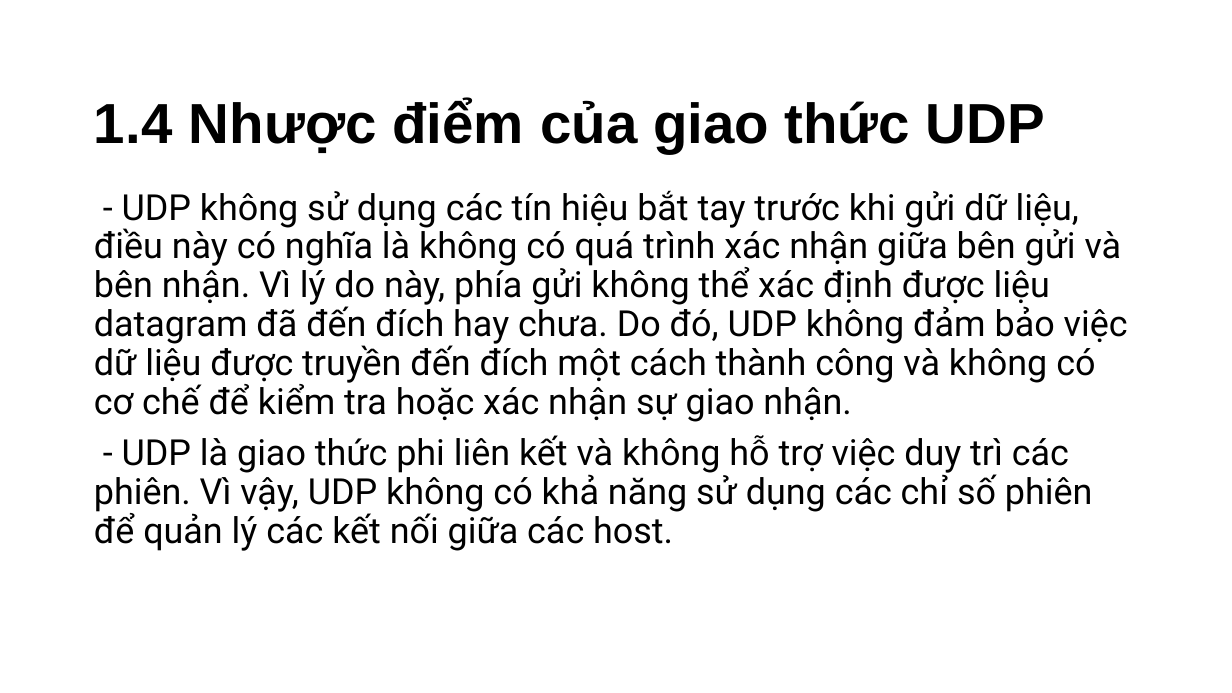
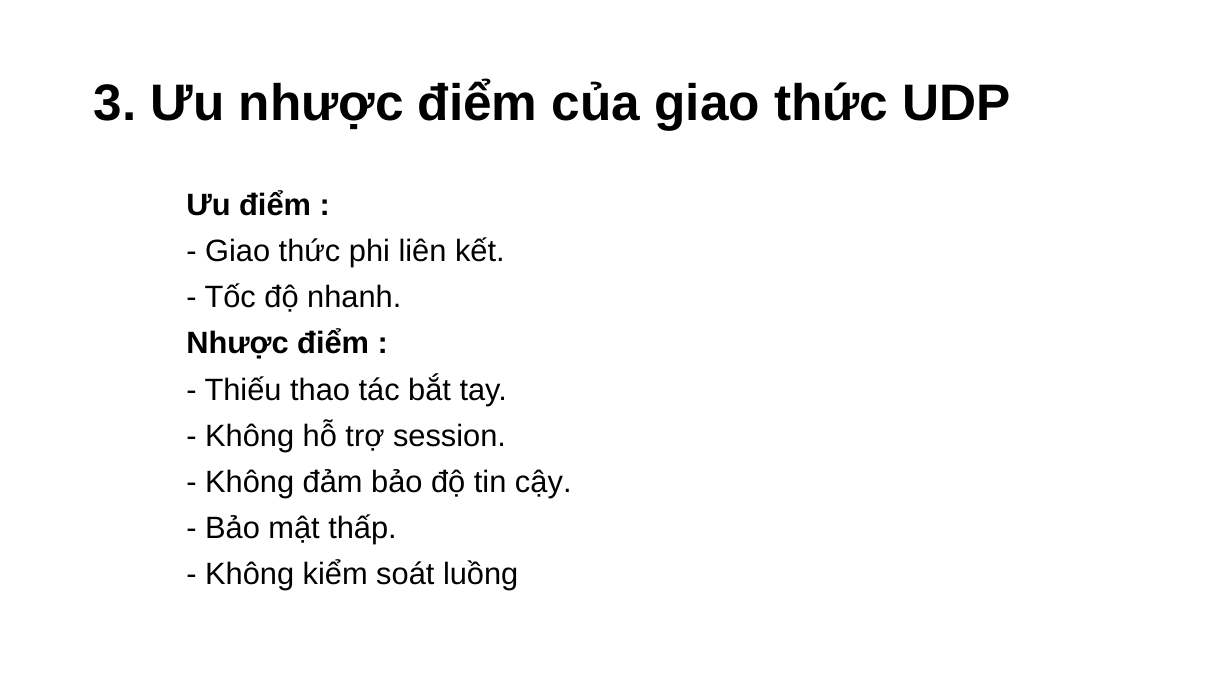
Before and after one commit to Cuid-1412/PowerPoint, a slide deck: slide 8 of Thuyết Trình Java.pptm (slide 13 before the commit). Drawn at 1232x693 pixels with LibreOffice and Linux fonts; fonts in the diff are those of the drawing; background and template pictures are left out. Boxes give left, top, right and bottom in pixels: in the first picture for what was removed or moved away, otherwise in the second. Text is boxed around its words. In the diff, an @@ line names an element or a change of style, - is before the commit and + after.

```diff
--- a/Thuyết Trình Java.pptm
+++ b/Thuyết Trình Java.pptm
@@ title at [94,79,1010,130]: text changed; size 44 to 40 pt @@
-1.4 Nhược điểm của giao thức UDP
+3. Ưu nhược điểm của giao thức UDP
@@ text at [186,191,572,590]: text changed; size 28 to 24 pt; font Roboto to Arial @@
-- UDP không sử dụng các tín hiệu bắt tay trước khi gửi dữ liệu, điều này có nghĩa là không có quá trình xác nhận giữa bên gửi và bên nhận. Vì lý do này, phía gửi không thể xác định được liệu datagram đã đến đích hay chưa. Do đó, UDP không đảm bảo việc dữ liệu được truyền đến đích một cách thành công và không có cơ chế để kiểm tra hoặc xác nhận sự giao nhận.
-- UDP là giao thức phi liên kết và không hỗ trợ việc duy trì các phiên. Vì vậy, UDP không có khả năng sử dụng các chỉ số phiên để quản lý các kết nối giữa các host.
+Ưu điểm :
+- Giao thức phi liên kết.
+- Tốc độ nhanh.
+Nhược điểm :
+- Thiếu thao tác bắt tay.
+- Không hỗ trợ session.
+- Không đảm bảo độ tin cậy.
+- Bảo mật thấp.
+- Không kiểm soát luồng
```
Also in this commit, not shown: 6 other slides changed, 4 slides removed.
